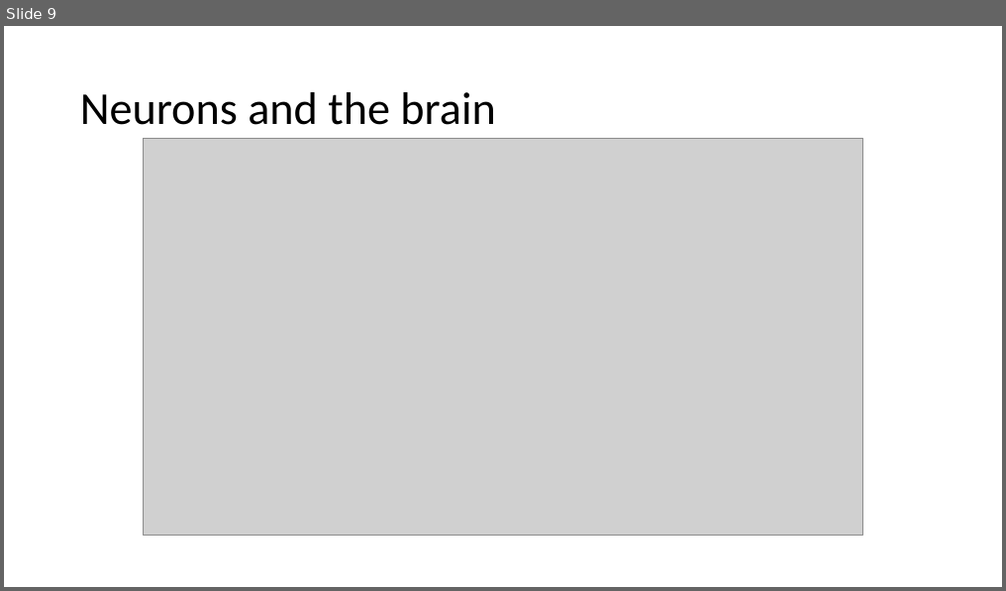
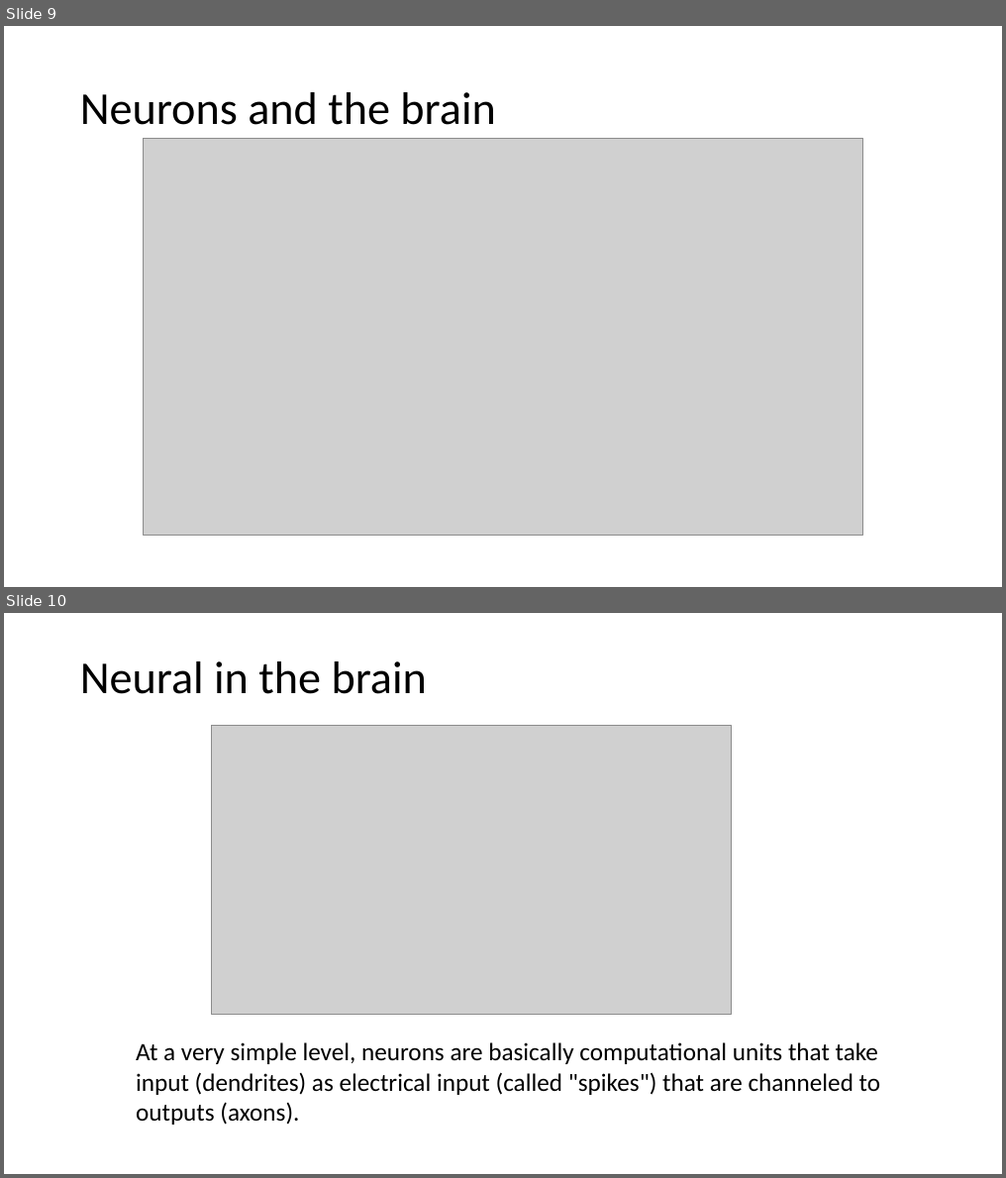
Before and after one commit to luxifeo/ML-Training, a slide deck: Week4/Motivations.pptx. Shown one above the other, each under a label of ours: slide 9 before the commit, slides 9 and 10 after it. The pictures are 1006x591 and 1006x1178 pixels, drawn with LibreOffice and Linux fonts; fonts in the diff are those of the drawing; grey boxes stand for pictures. Boxes give left, top, right and bottom in pixels: in the first picture for what was removed or moved away, otherwise in the second. Text is boxed around its words. In the diff, an @@ line names an element or a change of style, - is before the commit and + after.

```diff
--- a/Week4/Motivations.pptx
+++ b/Week4/Motivations.pptx
@@ slide 10 added at (x1=4, y1=613, x2=1002, y2=1174), background #FFFFFF @@
@@ title added at (x1=80, y1=662, x2=427, y2=694), 44 pt, text #000000 @@
+Neural in the brain
@@ picture added at (x1=211, y1=725, x2=732, y2=1014) @@
@@ text added at (x1=136, y1=1043, x2=880, y2=1125), 24 pt, text #000000 @@
+At a very simple level, neurons are basically computational units that take input (dendrites) as electrical input (called "spikes") that are channeled to outputs (axons).
```
Also in this commit, not shown: 12 other slides added, 1 other file.
